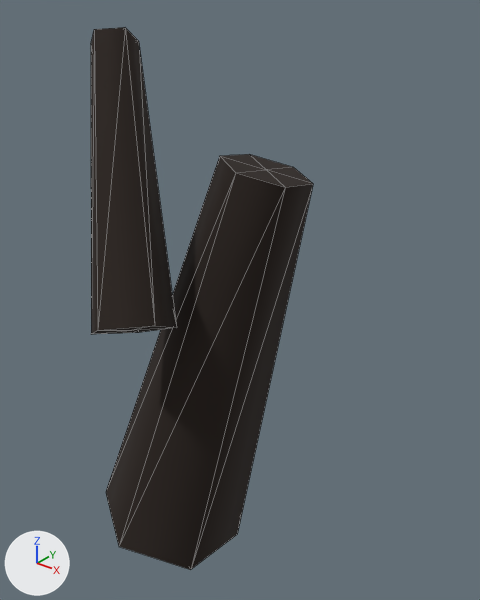
Before and after pictures for a commit that changed the glTF model public/assets/models/environment/forest/tree_twisted_c.glb.
Both versions are drawn from a 50 mm lens placed at (2.32, -2.63, 3.38), pointed at (0.18, 0.05, 1.72). The lights are fixed; the arrows at lower left show +X, +Y and +Z. The older version comes first. Mesh edges are drawn as thin lines. Vertices at exactly the same position are counted once.
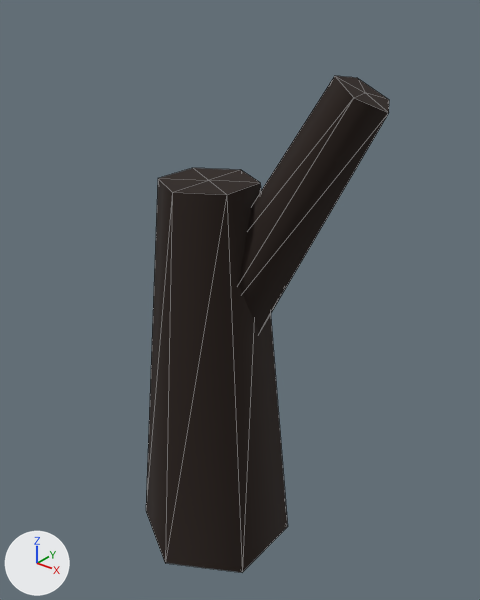
Scene script edits in JSON lines:
```json
{"block": "me_mesh_0", "where": "# used by ob_mesh_0; parent = ob_node_0; location = (0.0, 0.0, 1.25); rotation_euler = (-0.153, 0.198, -0.0303), in degrees (-8.8, 11, -1.7)"}
{"op": "remove", "block": "me_mesh_0", "code": "me_mesh_0.from_pydata(...)  # 16 vertices, 24 faces; spans x -0.42..0.42, y -0.48..0.48, z -1.25..1.25"}
{"op": "add", "block": "me_mesh_0", "code": "me_mesh_0.from_pydata(...)  # 16 vertices, 24 faces; spans x -0.43..0.43, y -0.5..0.5, z -1.2..1.2"}
{"block": "me_mesh_0", "change": "me_mesh_0 part 1: the whole mesh is scaled about its middle by (1.05, 1.05, 0.96)"}
{"op": "set", "path": "ob_mesh_0.rotation_euler", "old": "(-0.153, 0.198, -0.0303)", "new": "(0.0, 0.0, 0.0)", "note": "degrees (-8.8, 11, -1.7) -> degrees (0, 0, 0)"}
{"op": "set", "path": "ob_mesh_0.location", "old": "(0.0, 0.0, 1.25)", "new": "(0.0, 0.0, 1.2)"}
{"op": "set", "path": "ob_mesh_1.location", "old": "(-0.35, -0.3, 2.4)", "new": "(0.4, 0.15, 2.2)"}
{"op": "set", "path": "ob_mesh_1.rotation_euler", "old": "(-0.43, -0.367, 0.163)", "new": "(0.0, 0.5, 0.2)", "note": "degrees (-25, -21, 9.3) -> degrees (0, 29, 11)"}
```

Where the change shows, as pixel boxes [x1, y1, x2, y2] in the pictures (480 x 600 px):
```json
{"object": "Mesh_0", "change": "mesh rescaled, moved, turned", "before": [106, 154, 313, 570], "after": [146, 168, 288, 572]}
{"object": "Mesh_1", "change": "moved, turned", "before": [91, 27, 177, 334], "after": [239, 76, 389, 333]}
```
